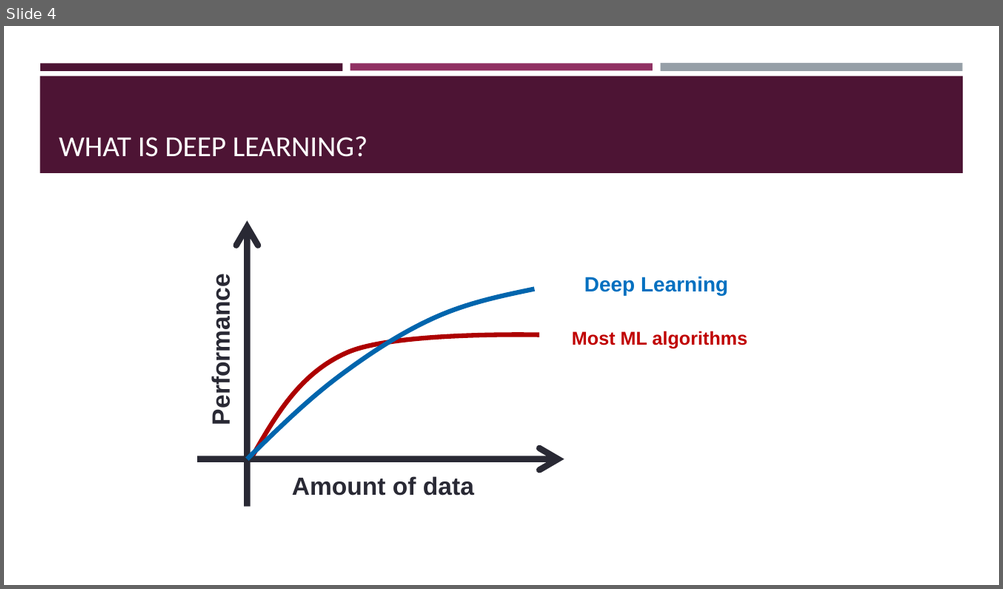
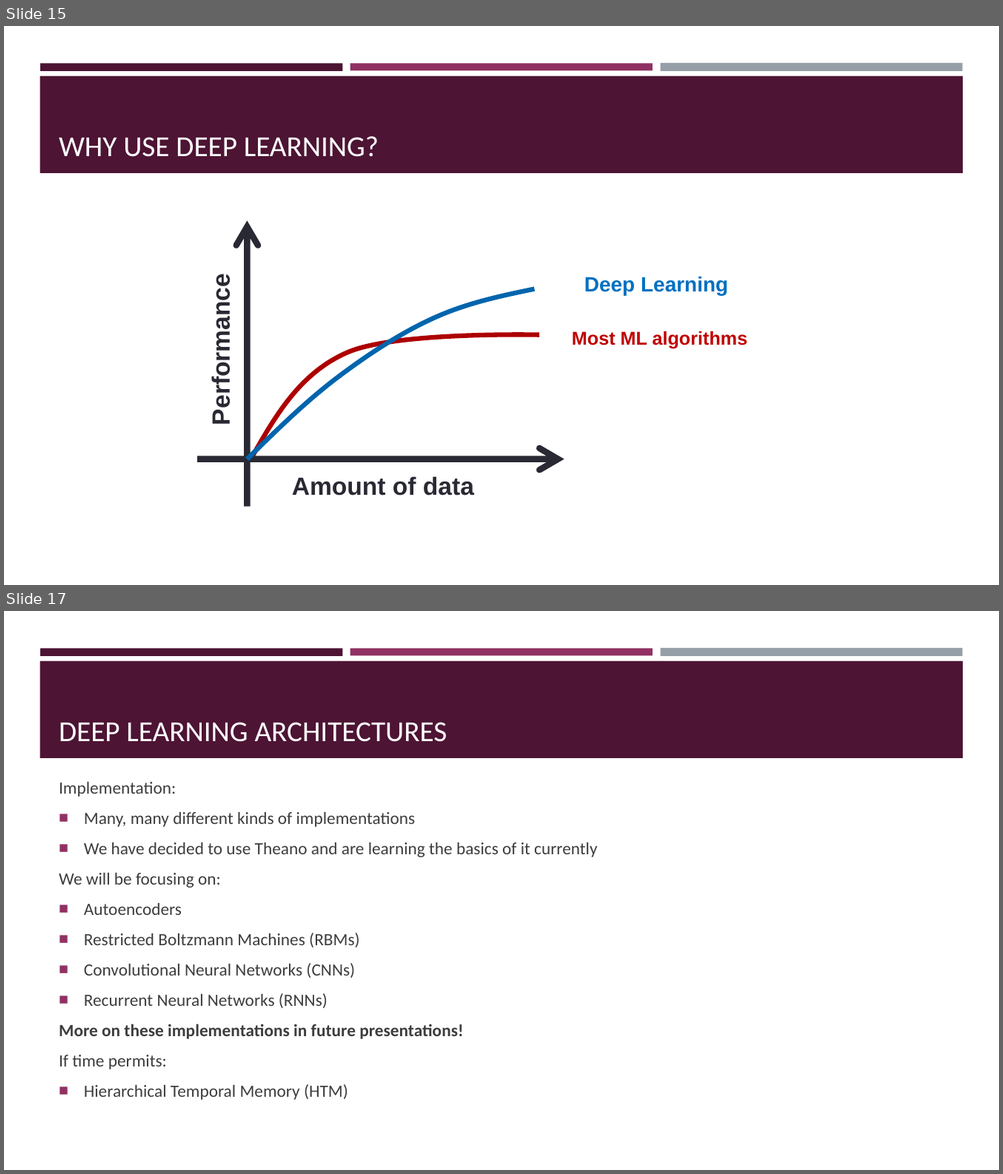
Before and after one commit to akashlevy/Deep-Learn-Oil, a slide deck: presentations/TRiCAM QRI Introductory Presentation.pptx. Shown one above the other, each under a label of ours: slide 4 before the commit, slides 15 and 17 after it; the slides between them are not shown. The pictures are 1003x589 and 1003x1174 pixels, drawn with LibreOffice and Linux fonts; fonts in the diff are those of the drawing. Boxes give left, top, right and bottom in pixels: in the first picture for what was removed or moved away, otherwise in the second. Text is boxed around its words. In the diff, an @@ line names an element or a change of style, - is before the commit and + after.

```diff
--- a/presentations/TRiCAM QRI Introductory Presentation.pptx
+++ b/presentations/TRiCAM QRI Introductory Presentation.pptx
@@ slide 17 added at [4, 611, 999, 1170], background #FFFFFF; not listed: 4 template elements that a slide beside it also shows @@
@@ title added at [59, 722, 447, 742], 28 pt, text #FFFFFF @@
+DEEP LEARNING ARCHITECTURES
@@ text added at [59, 782, 597, 1100], 16.6 pt, text #3D3D3D @@
+Implementation:
+■ Many, many different kinds of implementations
+■ We have decided to use Theano and are learning the basics of it currently
+We will be focusing on:
+■ Autoencoders
+■ Restricted Boltzmann Machines (RBMs)
+■ Convolutional Neural Networks (CNNs)
+■ Recurrent Neural Networks (RNNs)
+More on these implementations in future presentations!
+If time permits:
+■ Hierarchical Temporal Memory (HTM)
@@ what was slide 4 is now slide 15 @@
@@ slide 15 changed as well @@
@@ title at [59, 136, 378, 157]: text changed @@
-WHAT IS DEEP LEARNING?
+WHY USE DEEP LEARNING?
```
Also in this commit, not shown: 5 other slides changed, 11 other slides added, 1 slide removed.
